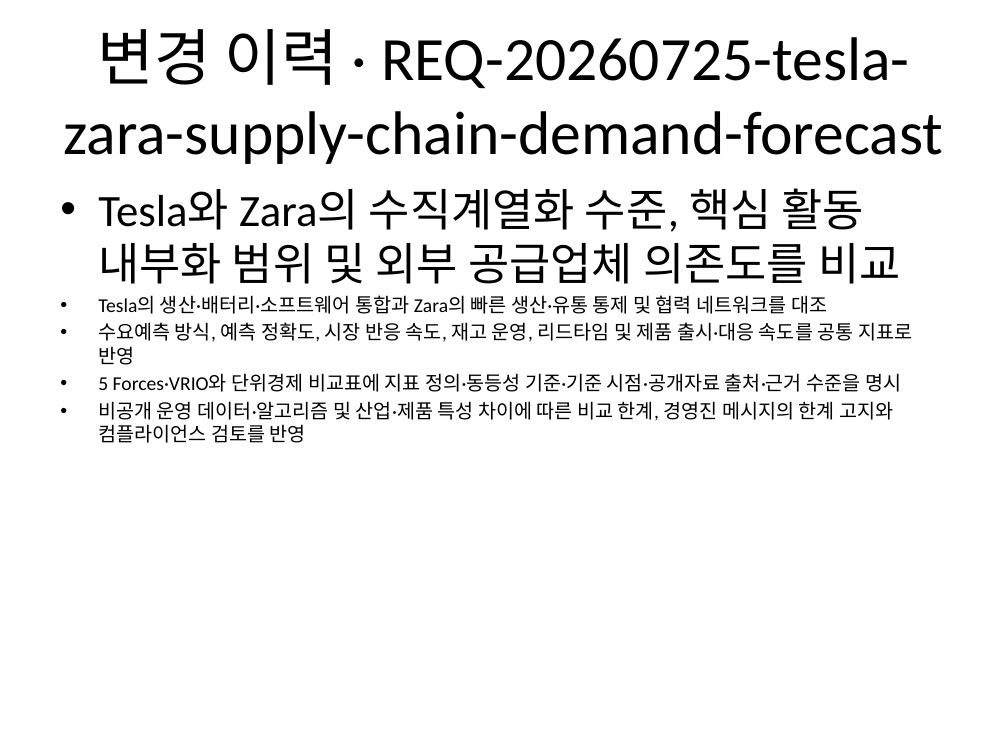
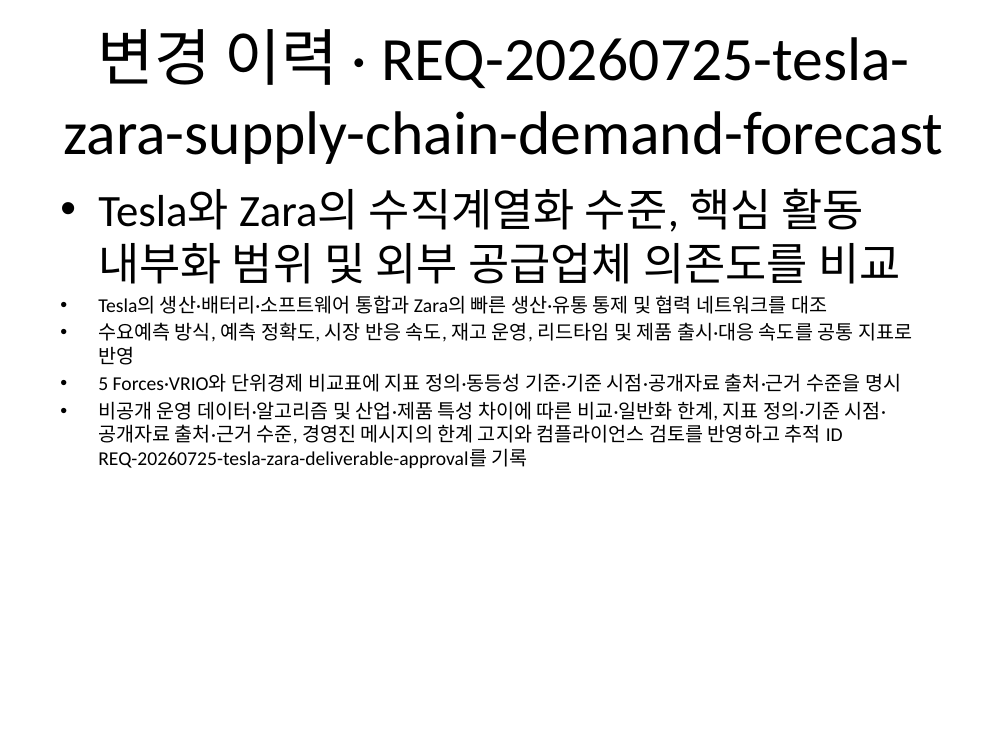
Before and after one commit to Abraxaspark91/n8n_termpjt, a slide deck: slide 12 of scenarios/S09_kaist_case_study/deliverables/Tesla_Zara_발표_덱.pptx. Drawn at 1008x756 pixels with LibreOffice and Linux fonts; fonts in the diff are those of the drawing. Boxes give left, top, right and bottom in pixels: in the first picture for what was removed or moved away, otherwise in the second. Text is boxed around its words. In the diff, an @@ line names an element or a change of style, - is before the commit and + after.

```diff
--- a/scenarios/S09_kaist_case_study/deliverables/Tesla_Zara_발표_덱.pptx
+++ b/scenarios/S09_kaist_case_study/deliverables/Tesla_Zara_발표_덱.pptx
@@ text at (x1=98, y1=401, x2=886, y2=468): text changed @@
-• 비공개 운영 데이터·알고리즘 및 산업·제품 특성 차이에 따른 비교 한계, 경영진 메시지의 한계 고지와 컴플라이언스 검토를 반영
+• 비공개 운영 데이터·알고리즘 및 산업·제품 특성 차이에 따른 비교·일반화 한계, 지표 정의·기준 시점·공개자료 출처·근거 수준, 경영진 메시지의 한계 고지와 컴플라이언스 검토를 반영하고 추적 ID REQ-20260725-tesla-zara-deliverable-approval를 기록
```
Also in this commit, not shown: 1 slide added, 8 other files.
